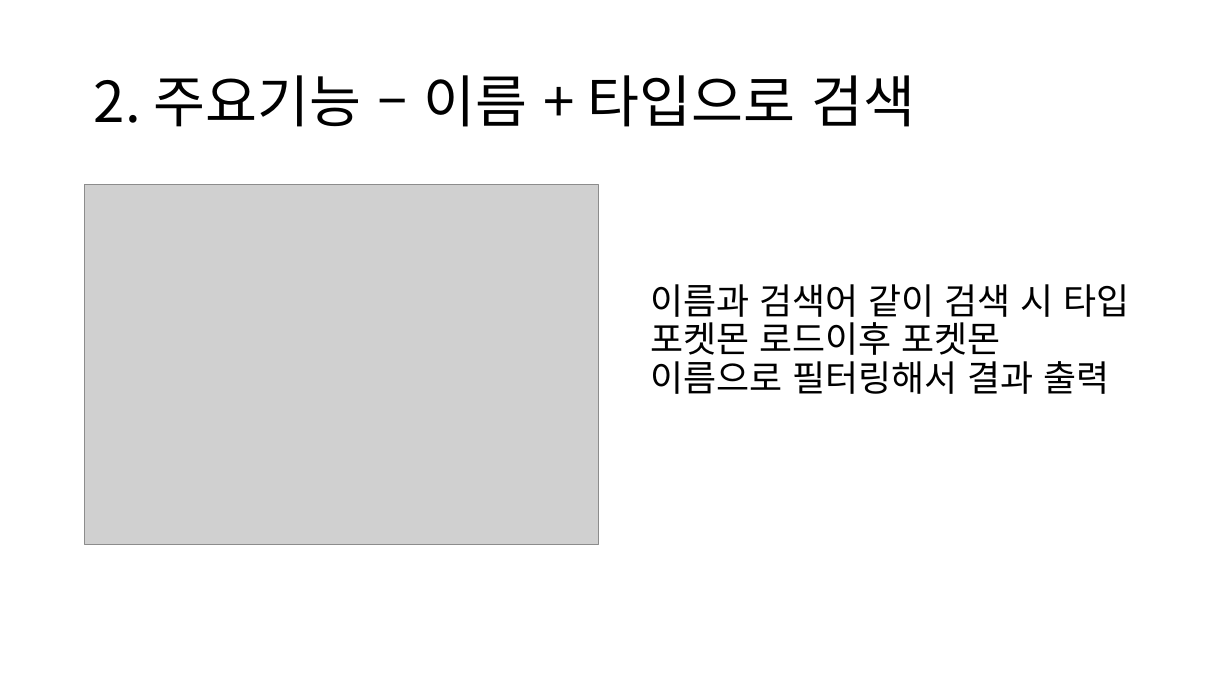
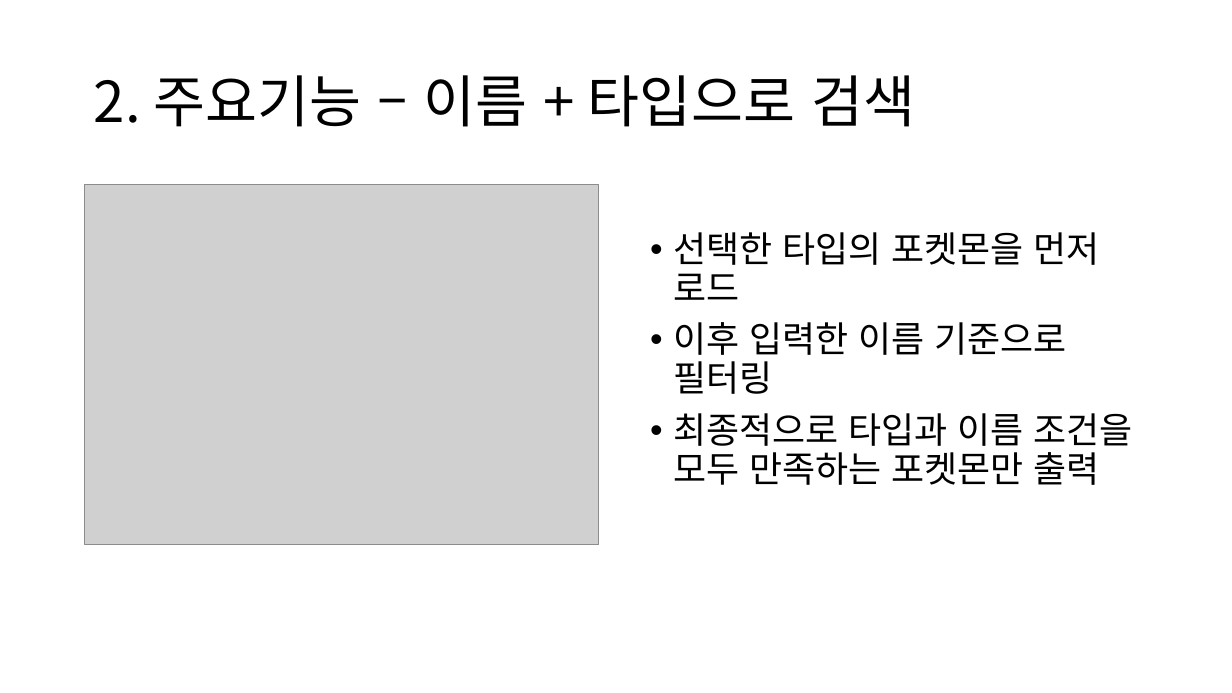
Before and after one commit to lhj4369/Pokemon-Wiki, a slide deck: slide 14 of 발표자료.pptx. Drawn at 1232x693 pixels with LibreOffice and Linux fonts; fonts in the diff are those of the drawing; grey boxes stand for pictures. Boxes give left, top, right and bottom in pixels: in the first picture for what was removed or moved away, otherwise in the second. Text is boxed around its words. In the diff, an @@ line names an element or a change of style, - is before the commit and + after.

```diff
--- a/발표자료.pptx
+++ b/발표자료.pptx
@@ text at (673,232,1133,485): text changed @@
-이름과 검색어 같이 검색 시 타입 포켓몬 로드이후 포켓몬 이름으로 필터링해서 결과 출력
+• 선택한 타입의 포켓몬을 먼저 로드
+• 이후 입력한 이름 기준으로 필터링
+• 최종적으로 타입과 이름 조건을 모두 만족하는 포켓몬만 출력
```
Also in this commit, not shown: 11 other slides changed.
